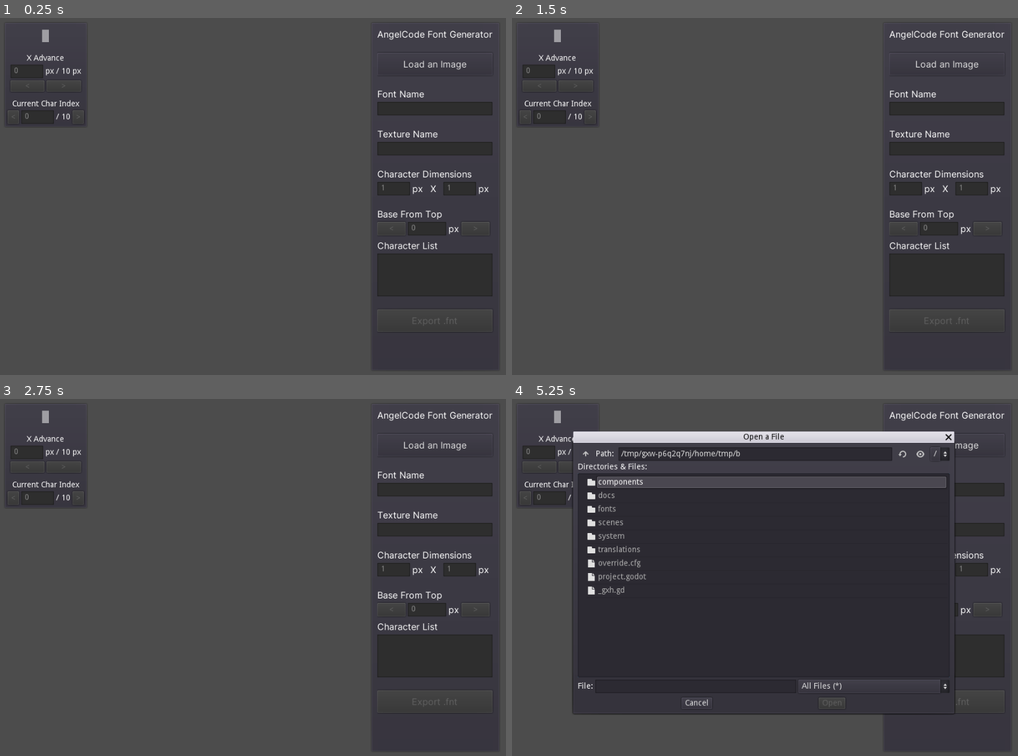
Above: before the commit, frames 1-4 (two rows, left to right).
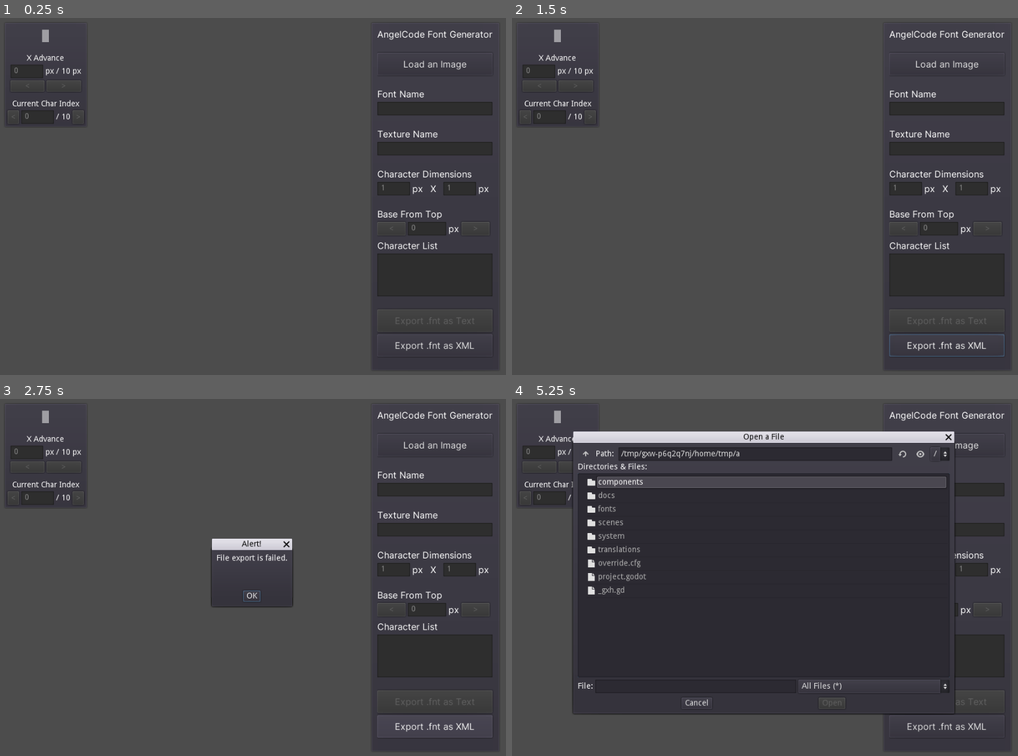
Above: after the commit, the same moments.

Repository: burakyucel07/angelcode-fnt-generator
Game: Godot game, scene res://scenes/main/main.tscn
Two runs of this game, one before a commit and one after it. Both use one fixed random seed, a clock stepped at 60 frames per second and the inputs below.
Inputs (mouse positions are in pixels of both pictures, inside the frame that each line leads up to):
- Up to frame 1 (0.25 s): no input
- Up to frame 2 (1.5 s): click (947, 346) at 0.5 s, where only the run after the commit has a clickable "Export .fnt as XML"; click (765, 214) at 1.25 s, where only the run after the commit has a clickable "OK"
- Up to frame 3 (2.75 s): click (435, 727) at 2 s, where only the run after the commit has a clickable "Export .fnt as XML"
- Up to frame 4 (5.25 s): click (765, 595) at 2.75 s, where only the run after the commit has a clickable "OK"; click (947, 727) at 3.5 s, where only the run after the commit has a clickable "Export .fnt as XML"; click (765, 595) at 4.25 s, where only the run after the commit has a clickable "OK"; click "Load an Image" at 5 s

The runs differ from the first frame. In frame 1, 0.2% of the frame differs, in the area x 78-94%, y 83-94%; in frame 2, 0.3%; in frame 3, 1.4%, in the area x 41-98%, y 39-95%; in frame 4, 0.2%.

Commit message:
Add XML .fnt file support
This commit adds quick XML .fnt file support.

Diff:
--- a/components/fnt_file.gd
+++ b/components/fnt_file.gd
@@ -81,7 +81,7 @@
 				values.advance_infos[i])
 
 
-func export_to(directory, tex_name) -> bool:
+func export_as_text_to(directory, tex_name) -> bool:
 	var fnt_data = "info "
 
 	var info_data_keys = file_structure.info.keys()
@@ -124,6 +124,68 @@
 				fnt_data += "\n"
 
 	fnt_data += "kernings count=" + str(file_structure.kernings.size()) + "\n"
+
+	var file = File.new()
+	var err = file.open(directory + "/" + tex_name.split(".")[0] + ".fnt", File.WRITE)
+	if err != OK:
+		print(err)
+		return false
+
+	file.store_string(fnt_data)
+	file.close()
+
+	return true
+
+
+func export_as_xml_to(directory, tex_name) -> bool:
+	var fnt_data = '<?xml version="1.0"?>\n'
+	fnt_data += '<font>\n'
+
+	var info_data_keys = file_structure.info.keys()
+	var info_data_values = file_structure.info.values()
+
+	fnt_data += '  <info '
+
+	for i in range(info_data_keys.size()):
+		fnt_data += info_data_keys[i] + '="' + _format_fnt_data_value_as_xml(info_data_values[i]) + '" '
+
+	fnt_data += '/>\n'
+
+	fnt_data += '  <common '
+
+	var common_data_keys = file_structure.common.keys()
+	var common_data_values = file_structure.common.values()
+
+	for i in range(common_data_keys.size()):
+		fnt_data += common_data_keys[i] + '="' + _format_fnt_data_value_as_xml(common_data_values[i]) + '" '
+
+	fnt_data += '/>\n'
+
+	fnt_data += '  <pages>\n'
+	fnt_data += '    <page id="0" file="' + file_structure.pages[0].file + '" />\n'
+	fnt_data += '  </pages>\n'
+
+	var char_size = file_structure.chars.size()
+
+	fnt_data += '  <chars count="' + str(char_size) + '">\n'
+
+	for i in range(char_size):
+		fnt_data += "    <char "
+
+		var char_data_values = file_structure.chars[i].values()
+
+		for j in range(char_data_keys.size()):
+			fnt_data += char_data_keys[j] + '="' + _format_fnt_data_value_as_xml(char_data_values[j]) + '" '
+
+		fnt_data += '/>\n'
+
+	fnt_data += '  </chars>\n'
+
+	var kerning_size = file_structure.kernings.size()
+	fnt_data += '  <kernings count="' + str(kerning_size) + '">\n'
+	fnt_data += '  </kernings>\n'
+
+	fnt_data += '</font>\n'
 
 	var file = File.new()
 	var err = file.open(directory + "/" + tex_name.split(".")[0] + ".fnt", File.WRITE)
@@ -153,3 +215,21 @@
 					formatted_array_value += ","
 
 			return formatted_array_value
+
+
+func _format_fnt_data_value_as_xml(value):
+	match typeof(value):
+		TYPE_INT:
+			return str(value)
+		TYPE_REAL:
+			return str(value)
+		TYPE_STRING:
+			return str(value)
+		TYPE_ARRAY:
+			var formatted_array_value = ""
+			for i in range(value.size()):
+				formatted_array_value += str(value[i])
+				if i < value.size() - 1:
+					formatted_array_value += ","
+
+			return formatted_array_value
--- a/components/user_interface/user_interface.gd
+++ b/components/user_interface/user_interface.gd
@@ -3,6 +3,7 @@
 
 signal form_field_updated(new_values)
 signal export_button_pressed()
+signal export_as_xml_button_pressed()
 signal selected_char_index_changed(new_index, char_advance)
 signal file_selected(texture_info)
 
@@ -42,6 +43,7 @@
 onready var base_value_edit = $"TextureInfoControl/Panel/Margin/Scroll/Items/BaseSettings/BaseValue"
 onready var char_list_edit = $"TextureInfoControl/Panel/Margin/Scroll/Items/CharacterListEdit"
 onready var export_button = $"TextureInfoControl/Panel/Margin/Scroll/Items/ExportButton"
+onready var export_as_xml_button = $"TextureInfoControl/Panel/Margin/Scroll/Items/ExportAsXMLButton"
 
 onready var info_dialog = $"InfoDialog"
 onready var overwrite_dialog = $"FntOverwriteConfirmation"
@@ -60,6 +62,7 @@
 	increase_base_button.connect("pressed", self, "_on_increase_base_button_pressed")
 	base_value_edit.connect("focus_exited", self, "_on_base_value_edit_focus_exited")
 	export_button.connect("pressed", self, "_on_export_button_pressed")
+	export_as_xml_button.connect("pressed", self, "_on_export_as_xml_button_pressed")
 
 	decrease_advance_button.connect("pressed", self, "_on_decrease_advance_button_pressed")
 	increase_advance_button.connect("pressed", self, "_on_increase_advance_button_pressed")
@@ -69,6 +72,7 @@
 	current_char_edit.connect("text_changed", self, "_on_current_char_edit_text_changed")
 
 	texture_name_edit.connect("focus_exited", self, "_on_texture_name_edit_focus_exited")
+
 
 	_unlock_edit_buttons(false)
 
@@ -326,8 +330,8 @@
 	emit_signal("form_field_updated", {"base_from_top": parsed_value})
 
 
-func _on_export_button_pressed() -> void:
-	var export_values = {
+func _get_export_values():
+	return {
 		"font_name": font_name_edit.text,
 		"texture_name": texture_name_edit.text,
 		"char_dimensions": Vector2(int(char_width_edit.text), int(char_height_edit.text)),
@@ -338,4 +342,14 @@
 		"file_extension": texture_file_extension,
 	}
 
+
+func _on_export_button_pressed() -> void:
+	var export_values = _get_export_values()
+
 	emit_signal("export_button_pressed", export_values)
+
+
+func _on_export_as_xml_button_pressed() -> void:
+	var export_values = _get_export_values()
+
+	emit_signal("export_as_xml_button_pressed", export_values)
--- a/components/user_interface/user_interface.tscn
+++ b/components/user_interface/user_interface.tscn
@@ -19,9 +19,6 @@
 mouse_filter = 2
 alignment = 2
 script = ExtResource( 2 )
-__meta__ = {
-"_edit_use_anchors_": false
-}
 
 [node name="LetterControl" type="MarginContainer" parent="."]
 margin_right = 179.0
@@ -263,15 +260,13 @@
 [node name="OpenFile" type="FileDialog" parent="TextureInfoControl"]
 margin_left = 10.0
 margin_top = 10.0
-margin_right = 267.0
+margin_right = 265.0
 margin_bottom = 630.0
 popup_exclusive = true
 window_title = "Open a File"
 resizable = true
 mode = 0
 access = 2
-current_dir = "/Burak/Diğer/angelcode-fnt-generator"
-current_path = "/Burak/Diğer/angelcode-fnt-generator/"
 
 [node name="Panel" type="PanelContainer" parent="TextureInfoControl"]
 margin_left = 10.0
@@ -299,7 +294,7 @@
 
 [node name="Items" type="VBoxContainer" parent="TextureInfoControl/Panel/Margin/Scroll"]
 margin_right = 200.0
-margin_bottom = 538.0
+margin_bottom = 582.0
 rect_min_size = Vector2( 200, 0 )
 __meta__ = {
 "_edit_use_anchors_": false
@@ -500,6 +495,14 @@
 rect_min_size = Vector2( 0, 40 )
 custom_fonts/font = ExtResource( 3 )
 text = "EXPORT_FNT"
+
+[node name="ExportAsXMLButton" type="Button" parent="TextureInfoControl/Panel/Margin/Scroll/Items"]
+margin_top = 542.0
+margin_right = 200.0
+margin_bottom = 582.0
+rect_min_size = Vector2( 0, 40 )
+custom_fonts/font = ExtResource( 3 )
+text = "EXPORT_FNT_AS_XML"
 
 [node name="InfoDialog" type="AcceptDialog" parent="."]
 margin_left = 575.0
--- a/scenes/main/main.gd
+++ b/scenes/main/main.gd
@@ -1,5 +1,10 @@
 extends Node2D
 
+
+enum ExportType {
+	TEXT,
+	XML,
+}
 
 onready var font_image = get_node("FontImage")
 onready var user_interface = get_node("Controls/UserInterface")
@@ -7,12 +12,14 @@
 var export_directory = ""
 var export_file = ""
 var fnt_file = null
+var current_export_type = ExportType.TEXT
 
 func _ready():
 	user_interface.connect("file_selected", self, "_on_file_selected")
 	user_interface.connect("form_field_updated", self, "_on_form_field_updated")
 	user_interface.connect("selected_char_index_changed", self, "_on_selected_char_index_changed")
 	user_interface.connect("export_button_pressed", self, "_on_export_button_pressed")
+	user_interface.connect("export_as_xml_button_pressed", self, "_on_export_as_xml_button_pressed")
 	user_interface.overwrite_dialog.get_ok().connect("pressed", self, "_on_overwrite_confirm_pressed")
 
 
@@ -21,10 +28,34 @@
 
 
 func _export():
-	if fnt_file.export_to(export_directory, export_file):
+	var export_result: bool = false
+
+	if current_export_type == ExportType.TEXT:
+		export_result = fnt_file.export_as_text_to(export_directory, export_file)
+	elif current_export_type == ExportType.XML:
+		export_result = fnt_file.export_as_xml_to(export_directory, export_file)
+
+	if export_result:
 		user_interface.open_dialog(tr("FILE_EXPORT_SUCCESS"))
 	else:
 		user_interface.open_dialog(tr("FILE_EXPORT_ERROR"))
+
+
+func _prepare_for_export(export_values, export_type):
+	fnt_file = load("res://components/fnt_file.gd").new()
+	fnt_file.add_values(export_values)
+
+	current_export_type = export_type
+
+	var file_to_export: File = File.new()
+	export_file = export_values.texture_name + "." + export_values.file_extension
+	var do_file_exist: bool = file_to_export.file_exists(
+			export_directory + "/" + export_values.texture_name + ".fnt")
+
+	if do_file_exist:
+		user_interface.open_overwrite_confirm_dialog()
+	else:
+		_export()
 
 
 func _on_file_selected(tex_info: Dictionary) -> void:
@@ -56,15 +87,8 @@
 
 
 func _on_export_button_pressed(export_values):
-	fnt_file = load("res://components/fnt_file.gd").new()
-	fnt_file.add_values(export_values)
+	_prepare_for_export(export_values, ExportType.TEXT)
 
-	var file_to_export: File = File.new()
-	export_file = export_values.texture_name + "." + export_values.file_extension
-	var do_file_exist: bool = file_to_export.file_exists(
-			export_directory + "/" + export_values.texture_name + ".fnt")
 
-	if do_file_exist:
-		user_interface.open_overwrite_confirm_dialog()
-	else:
-		_export()
+func _on_export_as_xml_button_pressed(export_values):
+	_prepare_for_export(export_values, ExportType.XML)
--- a/translations/system.csv
+++ b/translations/system.csv
@@ -7,7 +7,7 @@
 BASE_FROM_TOP,"Base From Top"
 CHAR_LIST,"Character List"
 CHAR_WIDTH,"Character Width"
-EXPORT_FNT,"Export .fnt"
+EXPORT_FNT,"Export .fnt as Text"
 LETTER_X_ADVANCE,"Letter X Advance"
 CURRENT_LETTER,"Current Letter"
 FILE_IS_NOT_TEXTURE,"Selected file is not a texture."
@@ -17,3 +17,4 @@
 YES,"Yes"
 NO,"No"
 CURRENT_CHAR_INDEX,"Current Char Index"
+EXPORT_FNT_AS_XML,"Export .fnt as XML"
